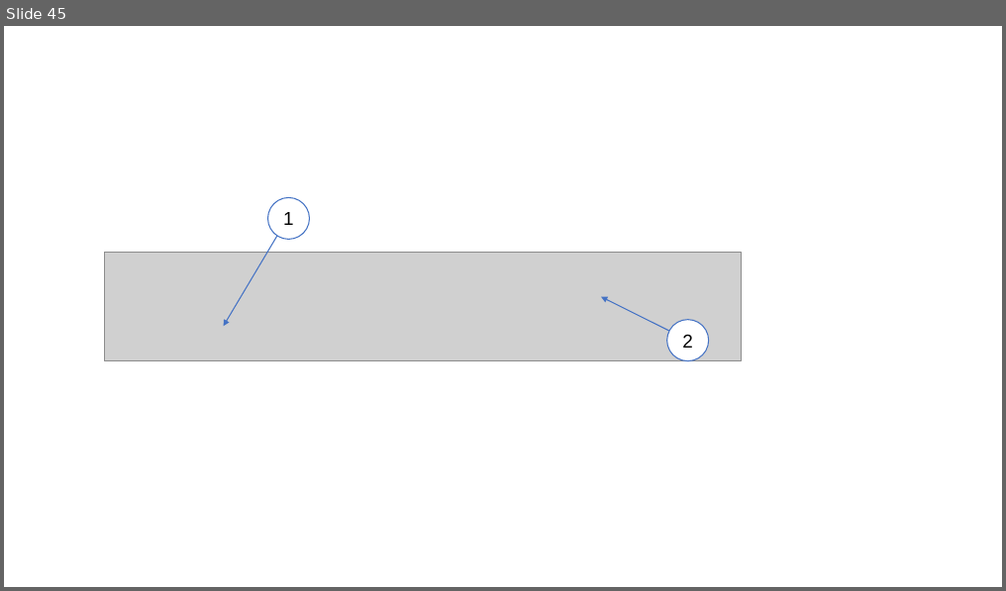
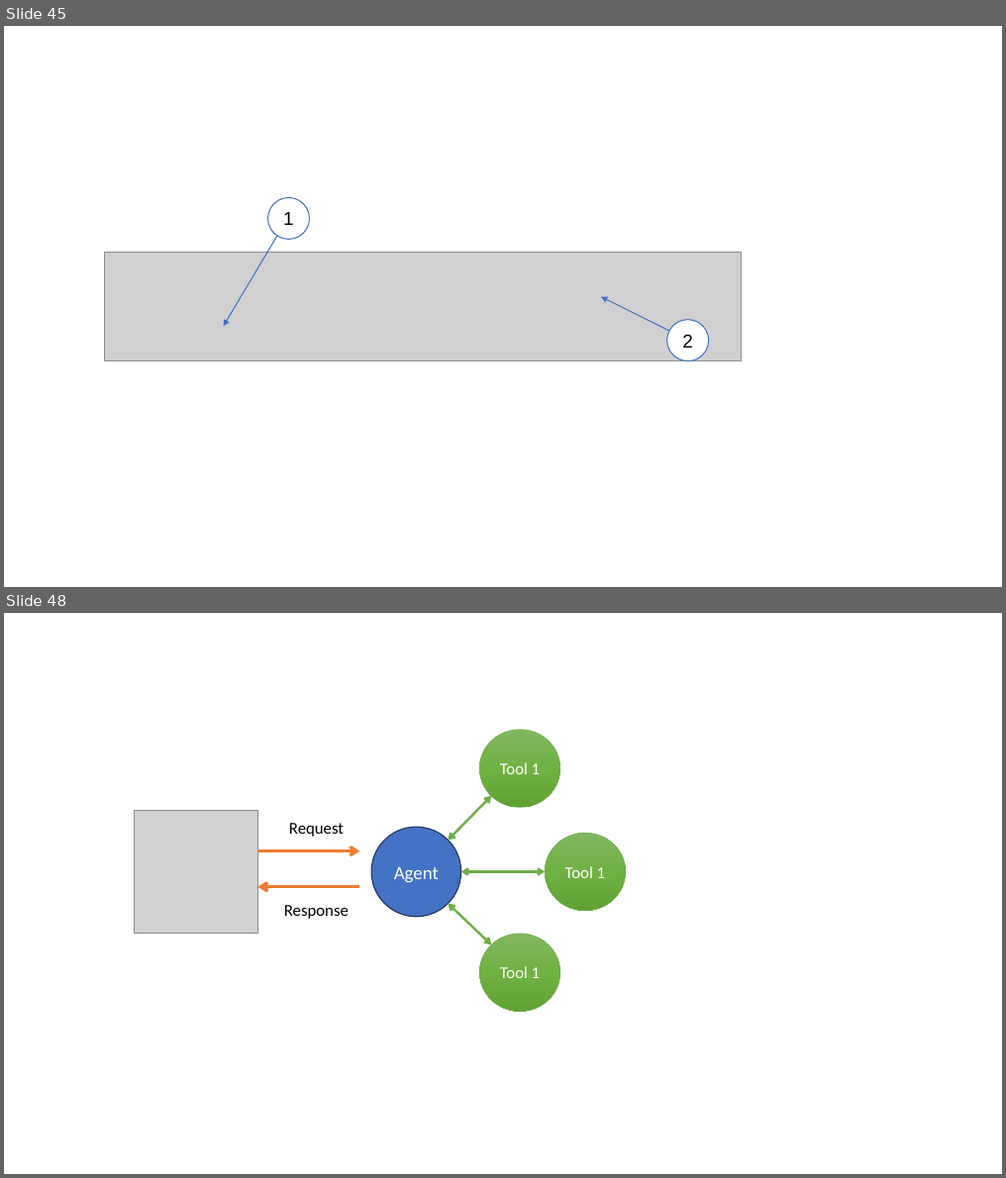
Before and after one commit to edinburgh-napier/SET09102, a slide deck: images/graphics.pptx. Shown one above the other, each under a label of ours: slide 45 before the commit, slides 45 and 48 after it; the slides between them are not shown. The pictures are 1006x591 and 1006x1178 pixels, drawn with LibreOffice and Linux fonts; fonts in the diff are those of the drawing; grey boxes stand for pictures. Boxes give left, top, right and bottom in pixels: in the first picture for what was removed or moved away, otherwise in the second. Text is boxed around its words. In the diff, an @@ line names an element or a change of style, - is before the commit and + after.

```diff
--- a/images/graphics.pptx
+++ b/images/graphics.pptx
@@ slide 48 added at bbox=[4, 613, 1002, 1174], background #FFFFFF @@
@@ ellipse added at bbox=[479, 730, 560, 808], fill gradient #81B861 to #6FB242 to #62A336, outline #70AD47 0.5 pt, 16 pt, text #FFFFFF @@
+Tool 1
@@ picture added at bbox=[135, 810, 257, 934] @@
@@ double arrow added from (448, 840) to (491, 796), #70AD47 2.25 pt @@
@@ text added at bbox=[289, 823, 344, 837], 16 pt, text #000000 @@
+Request
@@ ellipse added at bbox=[371, 827, 461, 917], fill #4472C4, outline #1E3256 1 pt, 18 pt, text #FFFFFF @@
+Agent
@@ ellipse added at bbox=[546, 833, 626, 911], fill gradient #81B861 to #6FB242 to #62A336, outline #70AD47 0.5 pt, 16 pt, text #FFFFFF @@
+Tool 1
@@ arrow added from (257, 851) to (359, 851), #ED7D31 3 pt @@
@@ double arrow added from (461, 872) to (546, 872), #70AD47 2.25 pt @@
@@ arrow added from (359, 887) to (257, 887), #ED7D31 3 pt @@
@@ text added at bbox=[284, 905, 349, 919], 16 pt, text #000000 @@
+Response
@@ double arrow added from (448, 903) to (491, 946), #70AD47 2.25 pt @@
@@ ellipse added at bbox=[479, 934, 560, 1011], fill gradient #81B861 to #6FB242 to #62A336, outline #70AD47 0.5 pt, 16 pt, text #FFFFFF @@
+Tool 1
```
Also in this commit, not shown: 4 other slides added, 1 other file.
